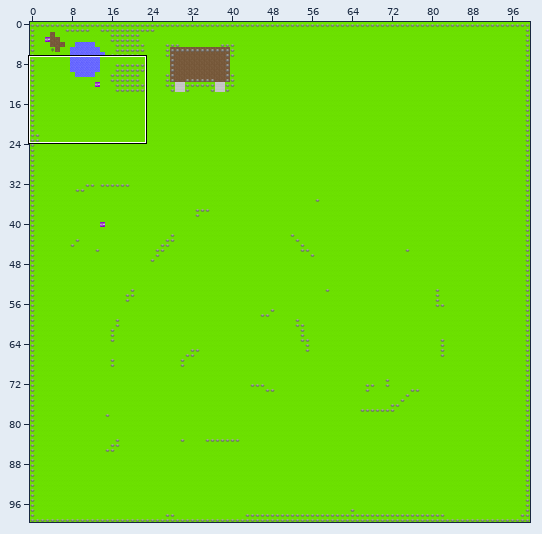
Two versions of a level (Tiled map, data/map/map_0001.tmx). The first picture is a wide view before the edit; the outline marks the close-up.
Close-up. Earlier state:
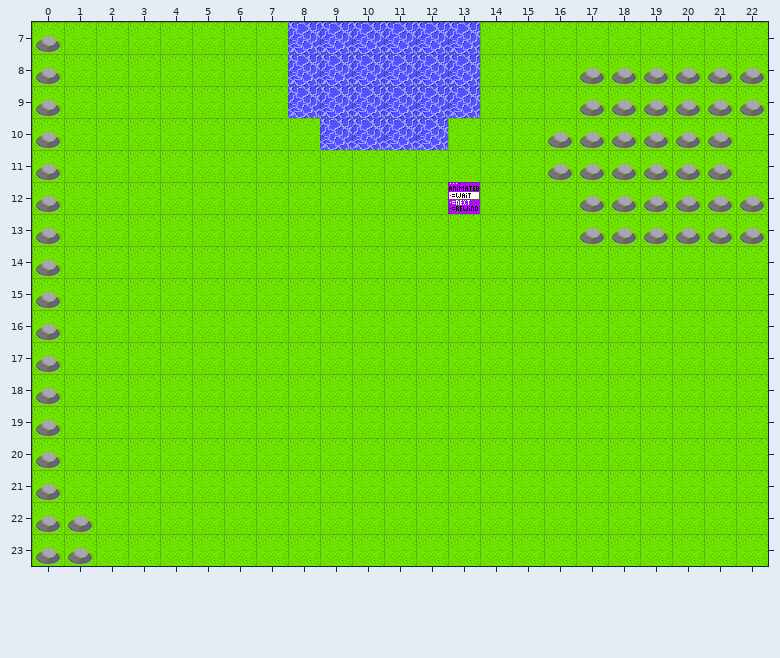
Cells are 32x32 px. Shown: x 0..22, y 7..23.
New version:
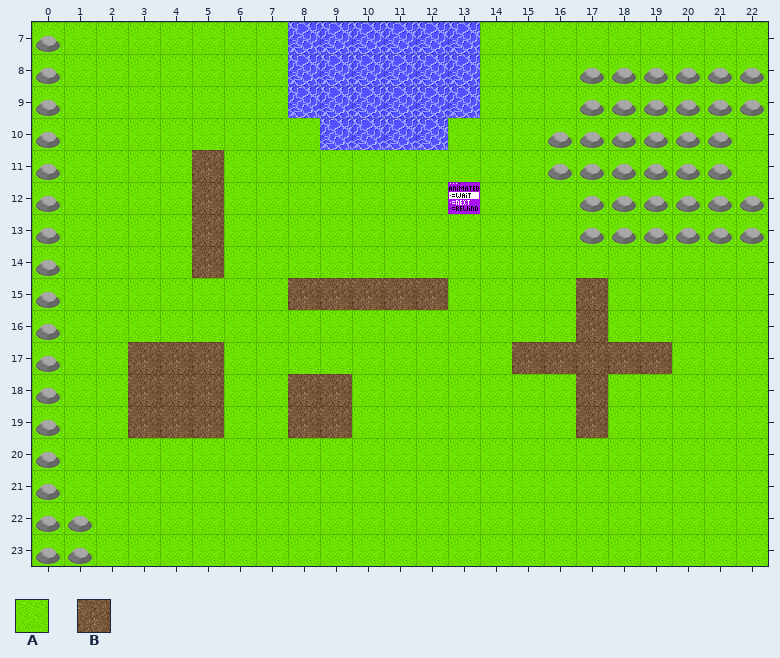
Key: from "town": A 0, B 2.
_ is an empty cell.
From the commit log: Loop to load tile masks.
Difference:
Layer "layer_0":
Tile B replaces tile A in rows 11 to 14 at x 5; in row 15 at x 8 to 12 and 17; in row 16 at x 17; in row 17 at x 3 to 5 and 15 to 19; in rows 18 to 19 at x 3 to 5, 8 to 9 and 17.
Pixel boxes of the changes (left, top, right, bottom) in both close-ups:
changed: (192, 150, 224, 278)
changed: (288, 278, 448, 310)
changed: (512, 278, 672, 438)
changed: (128, 342, 224, 438)
changed: (288, 374, 352, 438)
